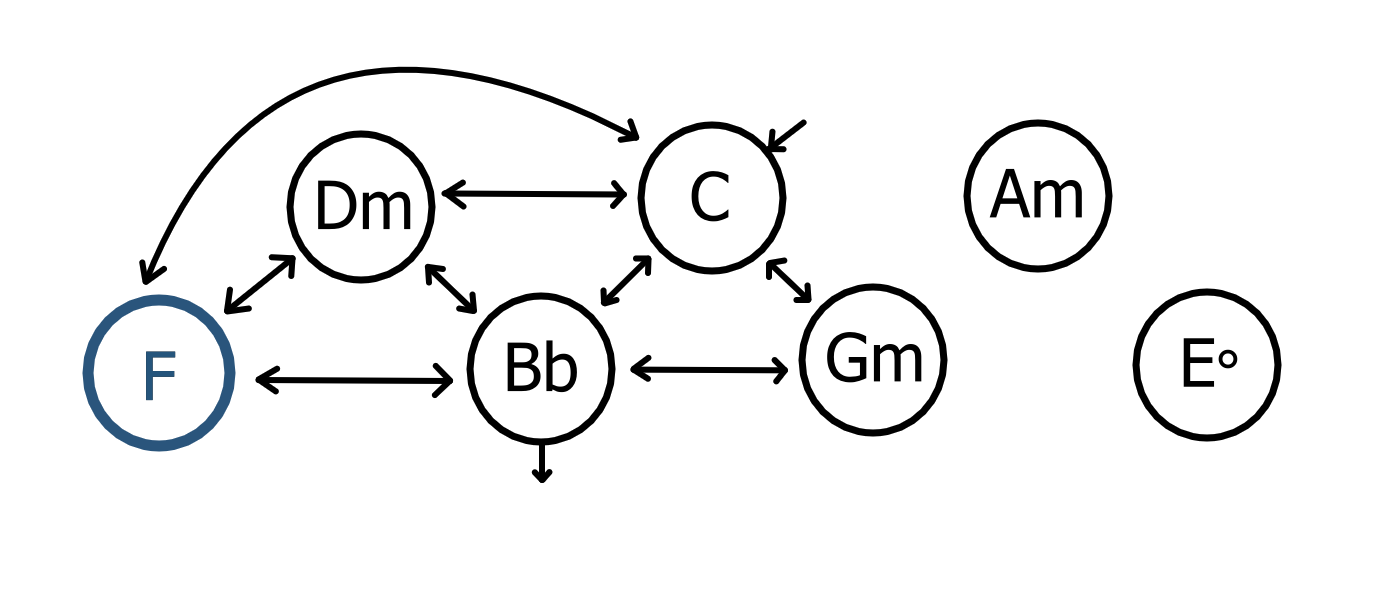
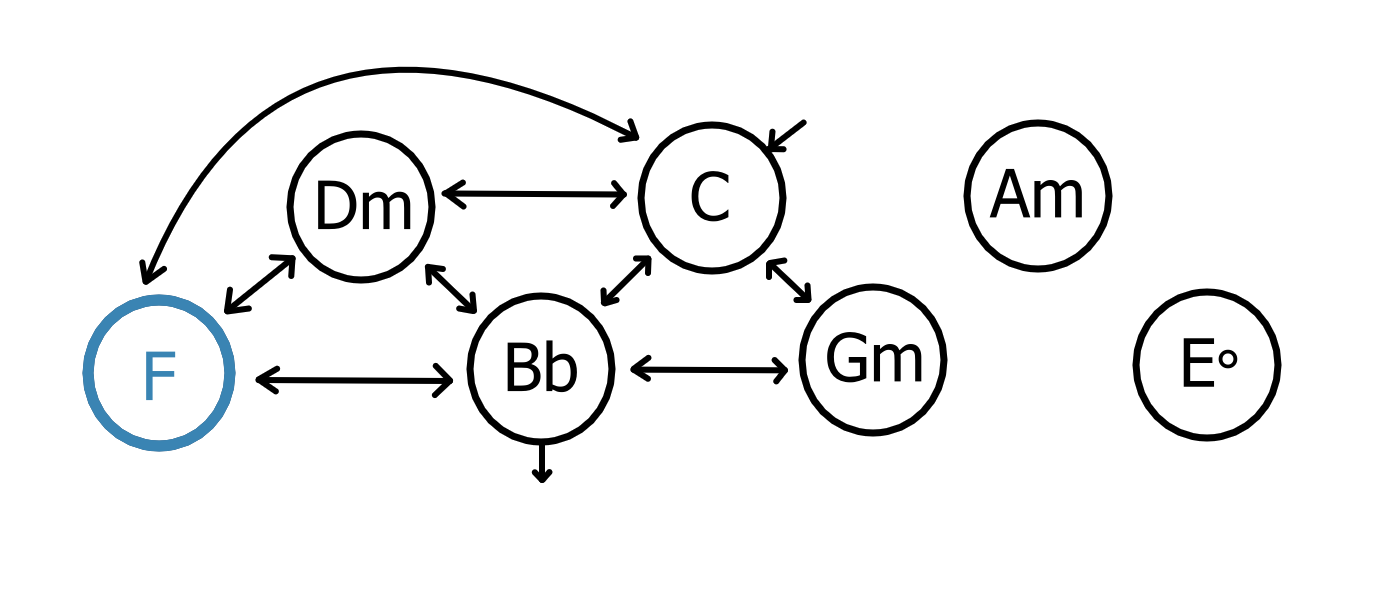
Layered file, before and after one edit (1400×600). Changes by layer:
painted on "Paint Layer 2" (7th of 7, in "1" › "Selected") over <box>82,294,236,452</box>
hid group "Unselected" (7th of 7, in "1") (2 layers) over <box>82,294,236,452</box>
painted on "Ring" (7th of 7, in "1" › "Unselected") over <box>82,294,236,452</box>
painted on "Paint Layer 3" over <box>128,294,236,434</box>
